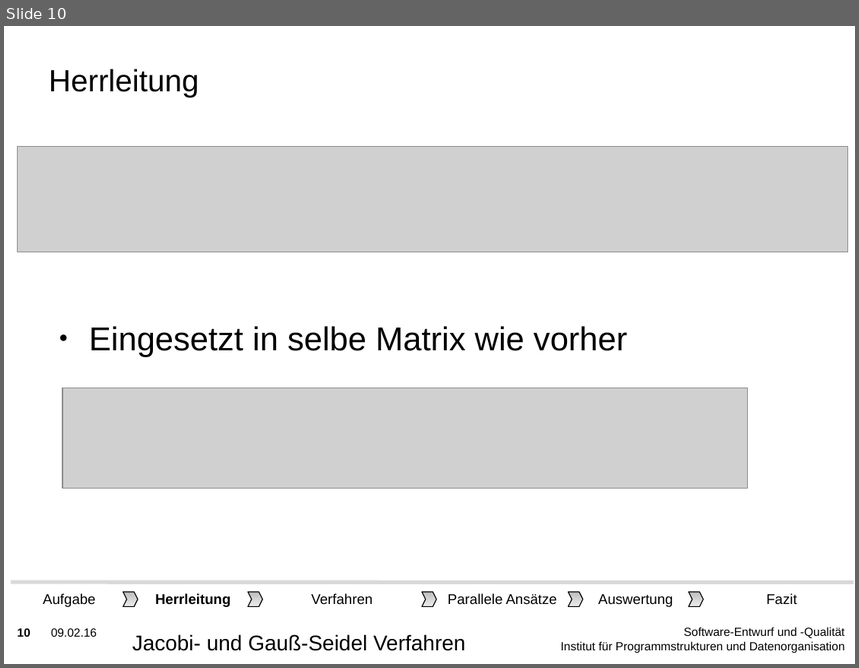
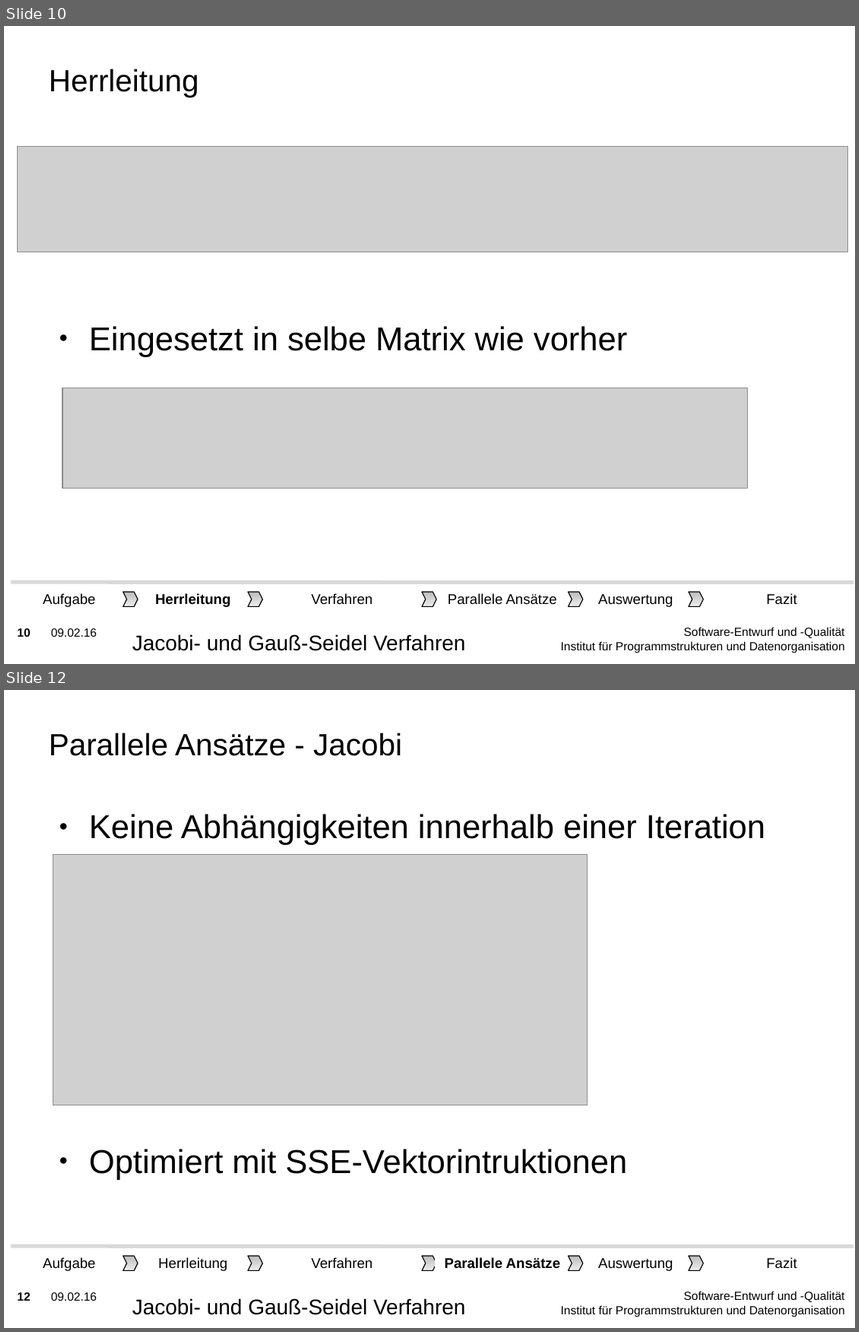
Before and after one commit to lutteropp/parallelDG, a slide deck: präsident/KIT-Masterslides-DE-SDQ.odp. Shown one above the other, each under a label of ours: slide 10 before the commit, slides 10 and 12 after it; the slides between them are not shown. The pictures are 859x668 and 859x1332 pixels, drawn with LibreOffice and Linux fonts; fonts in the diff are those of the drawing; grey boxes stand for pictures; background and template pictures are left out. Boxes give left, top, right and bottom in pixels: in the first picture for what was removed or moved away, otherwise in the second. Text is boxed around its words. In the diff, an @@ line names an element or a change of style, - is before the commit and + after.

Commit message:
aufgabe d gelöscht präsentation geupdatet

```diff
--- a/präsident/KIT-Masterslides-DE-SDQ.odp
+++ b/präsident/KIT-Masterslides-DE-SDQ.odp
@@ slide 12 added at (4, 690, 855, 1328), background picture (left out); not listed: 3 template elements that a slide beside it also shows @@
@@ title added at (49, 733, 402, 756), 26 pt, text #000000 @@
+Parallele Ansätze - Jacobi
@@ text added at (89, 814, 766, 1180), 28 pt, text #000000 @@
+● Keine Abhängigkeiten innerhalb einer Iteration
+● Optimiert mit SSE-Vektorintruktionen
@@ picture added at (53, 855, 587, 1106) @@
@@ group added at (11, 1246, 854, 1277): 6 rectangles, 5 freeform shapes, 1 line @@
+Herrleitung
+Auswertung
+Verfahren
+Fazit
+Aufgabe
+Parallele Ansätze
@@ text added at (132, 1299, 465, 1315), 18 pt, text #000000 @@
+Jacobi- und Gauß-Seidel Verfahren
```
Also in this commit, not shown: 4 slides changed, 5 other slides added, 53 other files.
